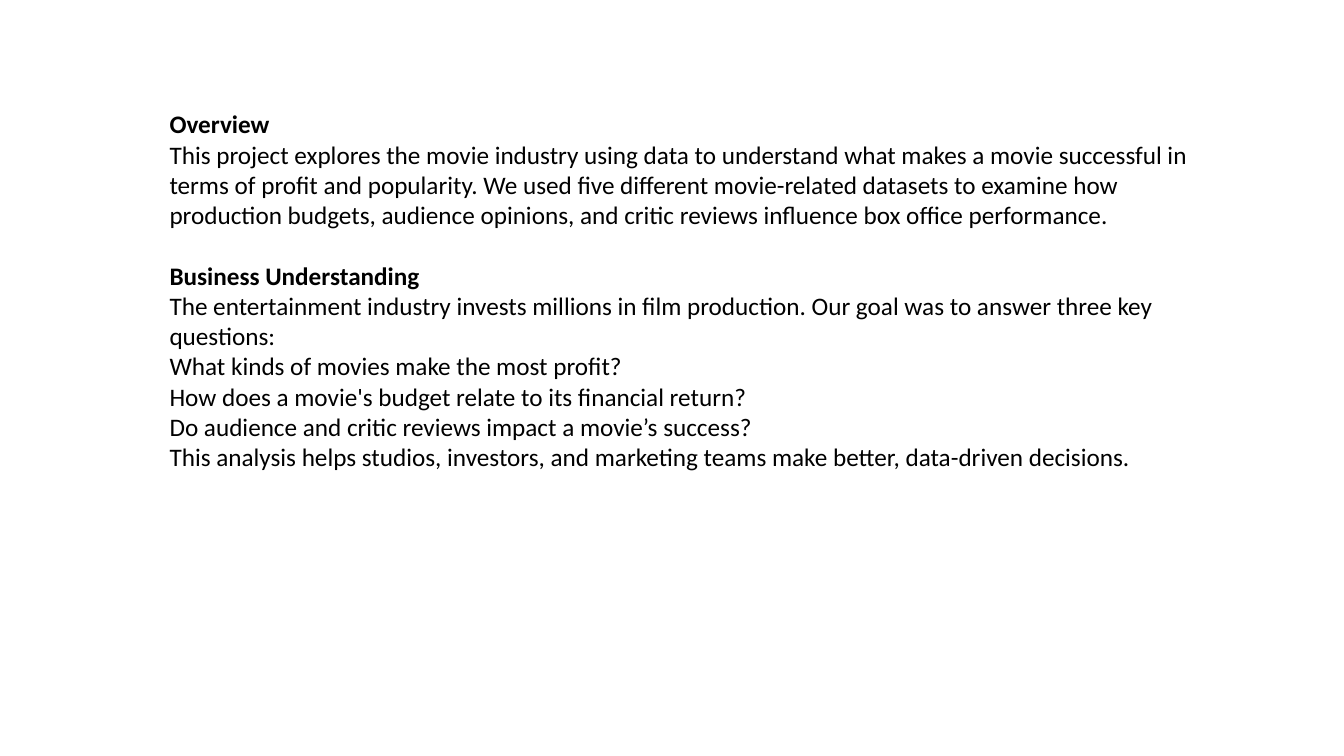
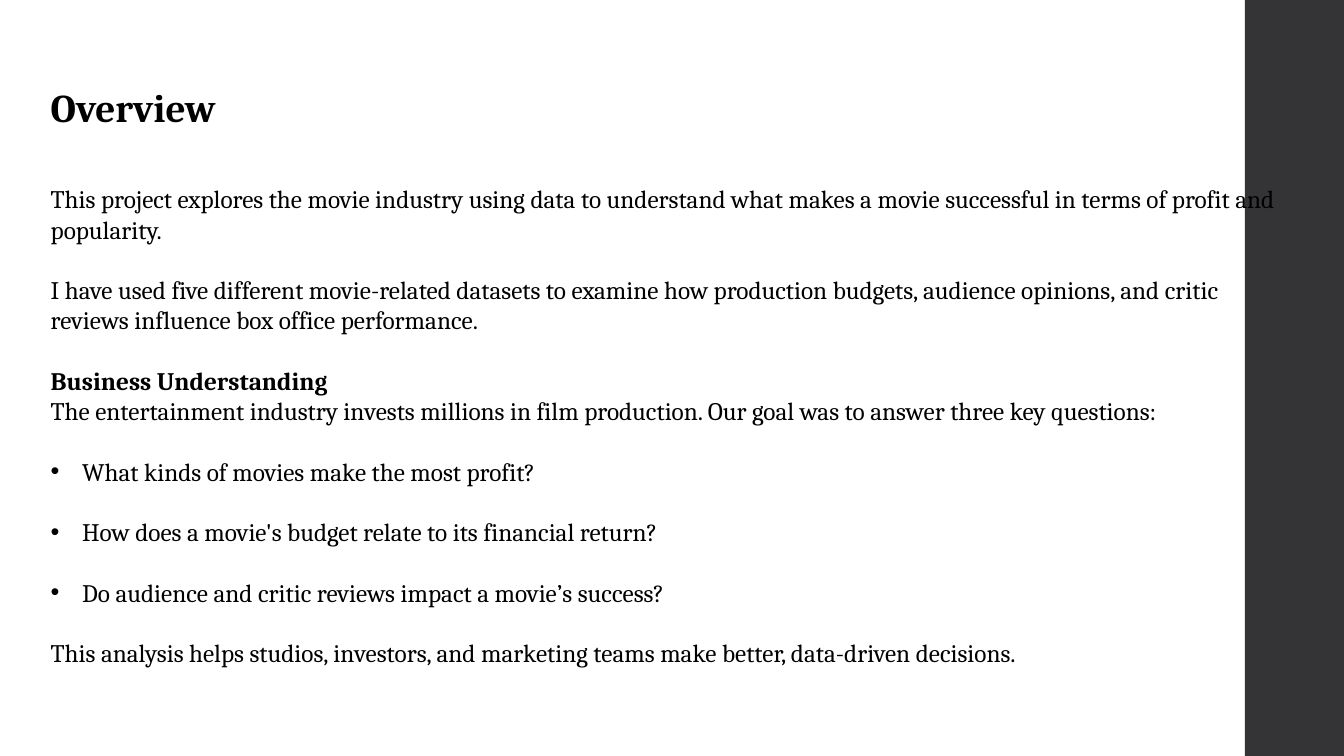
Before and after one commit to OpusDEI-cloud/dsc-phase-2-project-PT11-Grp4, a slide deck: slide 2 of Presentation.pptx. Drawn at 1344x756 pixels with LibreOffice and Linux fonts; fonts in the diff are those of the drawing. Boxes give left, top, right and bottom in pixels: in the first picture for what was removed or moved away, otherwise in the second. Text is boxed around its words. In the diff, an @@ line names an element or a change of style, - is before the commit and + after.

```diff
--- a/Presentation.pptx
+++ b/Presentation.pptx
@@ rectangle added at <box>1245,0,1344,756</box>, fill #353537 @@
@@ text added at <box>51,95,216,123</box>, 28 pt, text #000000, bold @@
+Overview
@@ text "This project explores the movie ...": place and size @@
-text "This project explores the movie ..." at <box>170,115,1186,471</box>
+text "This project explores the movie ..." at <box>51,185,1274,668</box>
@@ text at <box>51,185,1274,335</box>: text changed; font Calibri to Cambria @@
-Overview
-This project explores the movie industry using data to understand what makes a movie successful in terms of profit and popularity. We used five different movie-related datasets to examine how production budgets, audience opinions, and critic reviews influence box office performance.
+This project explores the movie industry using data to understand what makes a movie successful in terms of profit and popularity.
+I have used five different movie-related datasets to examine how production budgets, audience opinions, and critic reviews influence box office performance.
@@ text at <box>51,372,1156,668</box>: font Calibri to Cambria in "Business Understanding", "The entertainment industry invests millions in film ...", "What kinds of movies make the most ...", "How does a movie's budget relate to ..." and 2 more places; bullet none to • @@
```
Also in this commit, not shown: 5 other slides changed, 3 slides added, 3 slides removed, 1 other file.
